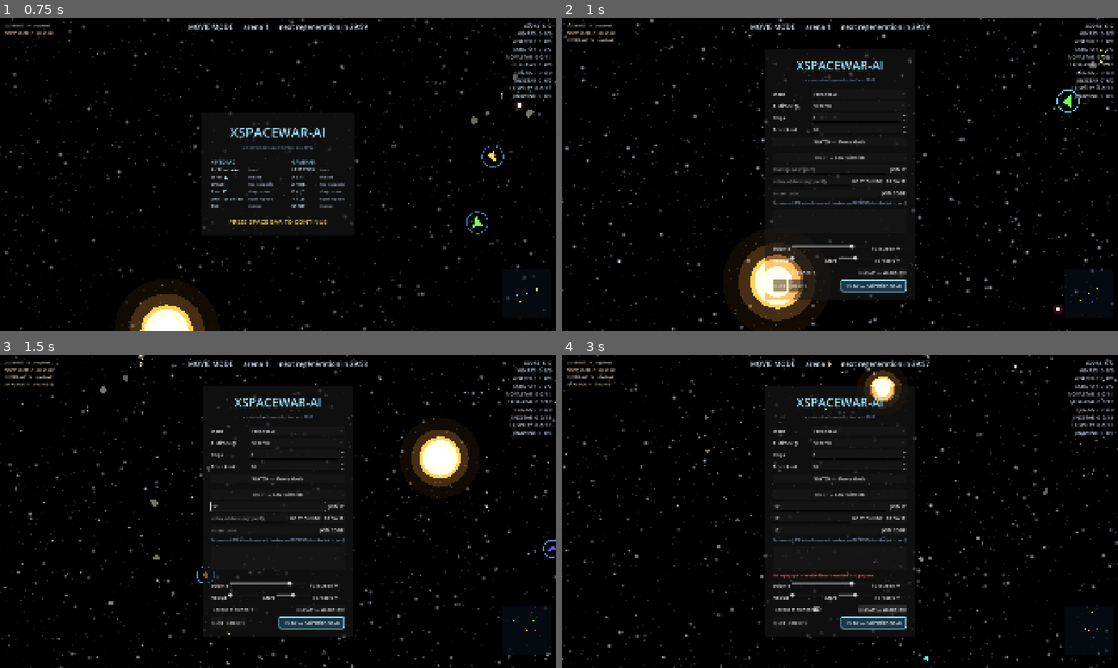
Above: before the commit, frames 1-4 (two rows, left to right).
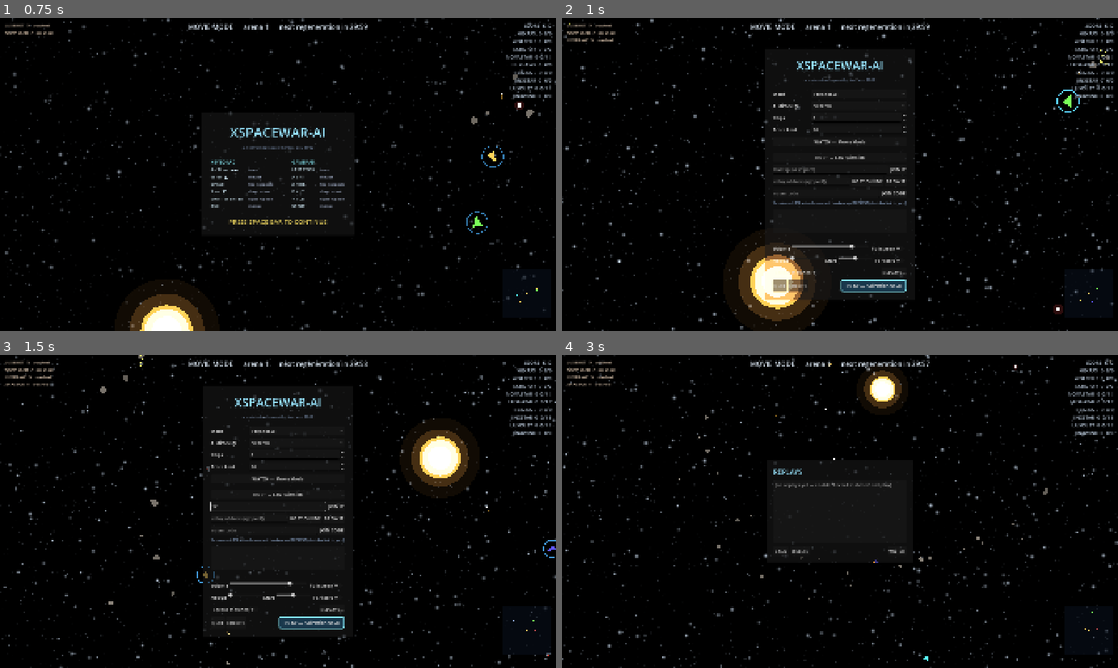
Above: after the commit, the same moments.

Repository: CryptoJones/XSpaceWar-AI
Game: Godot game, scene res://src/ui/main.tscn
Same seed, same stepped clock (60 frames per second), same inputs: the game is played once before the commit and once after it.
Inputs (mouse positions are in pixels of both pictures, inside the frame that each line leads up to):
- Up to frame 1 (0.75 s): tap Enter at 0.5 s; move the mouse to (400, 158) at 0.52 s; hold D from 0.53 s (still down); hold Enter from 0.53 s (still down); click (400, 158) at 0.67 s
- Up to frame 2 (1 s): keep holding D; keep holding Enter; tap Space at 0.77 s
- Up to frame 3 (1.5 s): release D at 1.25 s; release Enter at 1.25 s; click (266, 505) at 1.27 s; type "12" at 1.35 s
- Up to frame 4 (3 s): click (812, 517) at 1.5 s; type "12" at 1.58 s; click (828, 530) at 1.73 s; type "12" at 1.82 s; click "Record matches" at 2 s; click (884, 608) at 2.75 s, where only the run before the commit has a clickable "REPLAY — watch last"

Frame 1 is identical in both runs. In frame 2, less than 0.1% of the frame differs, in the area x 53-62%, y 80-82%; in frame 3, less than 0.1%; in frame 4, 3.1%, in the area x 36-64%, y 10-90%.

Commit message:
Replay browser: list, watch, and delete recordings
REPLAYS… opens a panel listing every recording (newest first) with
duration and pilot count read from the file headers; double-click or
WATCH plays it, DELETE removes it, BACK/ESC returns to the menu.

Co-Authored-By: Claude Fable 5 <noreply@anthropic.com>

Diff:
--- a/src/ui/main.gd
+++ b/src/ui/main.gd
@@ -40,6 +40,8 @@
 var _credits_box: VBoxContainer
 var _credits_y := 0.0
 var _credits_from_boot := false
+var _replays_panel: CanvasLayer
+var _replays_list: ItemList
 
 ## OPENING credits — the lineage this game stands on, rolled flat (no Star
 ## Wars tilt) at boot and replayable via the CREDITS button.
@@ -101,6 +103,7 @@
 	_build_menu()
 	_build_splash()
 	_build_credits()
+	_build_replays_panel()
 	_load_settings()
 	var user := OS.get_environment("USER")
 	_player_name = user.to_upper().left(12) if user != "" else "PILOT"
@@ -350,8 +353,8 @@
 	spacer2.size_flags_horizontal = Control.SIZE_EXPAND_FILL
 	replay_row.add_child(spacer2)
 	var replay_btn := Button.new()
-	replay_btn.text = "REPLAY — watch last"
-	replay_btn.pressed.connect(_on_replay_pressed)
+	replay_btn.text = "REPLAYS…"
+	replay_btn.pressed.connect(_on_replays_browse_pressed)
 	replay_row.add_child(replay_btn)
 	box.add_child(replay_row)
 
@@ -599,6 +602,13 @@
 				or (pad_pressed and event.button_index in [JOY_BUTTON_A, JOY_BUTTON_START]):
 			_dismiss_splash()
 		return
+	# Replay browser: ESC backs out to the menu.
+	if _replays_panel.visible:
+		if (key_pressed and event.physical_keycode == KEY_ESCAPE) \
+				or (pad_pressed and event.button_index == JOY_BUTTON_START):
+			_replays_panel.visible = false
+			set_menu_visible(true)
+		return
 	if key_pressed and event.physical_keycode == KEY_ESCAPE:
 		set_menu_visible(not _menu.visible)
 	elif pad_pressed and event.button_index == JOY_BUTTON_START:
@@ -870,31 +880,120 @@
 		f.close()
 		_net_status.text = "Replay saved (%.0fs): %s" % [r.duration_sec(1.0 / 60.0), path.get_file()]
 
-func _newest_replay() -> String:
+func _build_replays_panel() -> void:
+	_replays_panel = CanvasLayer.new()
+	_replays_panel.layer = 25
+	_replays_panel.visible = false
+	var center := CenterContainer.new()
+	center.set_anchors_preset(Control.PRESET_FULL_RECT)
+	_replays_panel.add_child(center)
+	var panel := PanelContainer.new()
+	center.add_child(panel)
+	var margin := MarginContainer.new()
+	for side in ["margin_left", "margin_right", "margin_top", "margin_bottom"]:
+		margin.add_theme_constant_override(side, 24)
+	panel.add_child(margin)
+	var v := VBoxContainer.new()
+	v.add_theme_constant_override("separation", 10)
+	v.custom_minimum_size = Vector2(460, 0)
+	margin.add_child(v)
+	var title := Label.new()
+	title.text = "REPLAYS"
+	title.add_theme_font_size_override("font_size", 24)
+	title.add_theme_color_override("font_color", Color(0.6, 0.9, 1.0))
+	v.add_child(title)
+	_replays_list = ItemList.new()
+	_replays_list.custom_minimum_size = Vector2(0, 220)
+	_replays_list.item_activated.connect(func(idx: int): _watch_replay(String(_replays_list.get_item_metadata(idx))))
+	v.add_child(_replays_list)
+	var row := HBoxContainer.new()
+	row.add_theme_constant_override("separation", 10)
+	var back := Button.new()
+	back.text = "BACK"
+	back.pressed.connect(func(): _replays_panel.visible = false; set_menu_visible(true))
+	row.add_child(back)
+	var del := Button.new()
+	del.text = "DELETE"
+	del.pressed.connect(_on_replay_delete_pressed)
+	row.add_child(del)
+	var spacer := Control.new()
+	spacer.size_flags_horizontal = Control.SIZE_EXPAND_FILL
+	row.add_child(spacer)
+	var watch := Button.new()
+	watch.text = "WATCH"
+	watch.pressed.connect(_on_replay_watch_pressed)
+	row.add_child(watch)
+	v.add_child(row)
+	add_child(_replays_panel)
+
+func _replay_files() -> Array[String]:
+	var out: Array[String] = []
 	var dir := DirAccess.open(REPLAY_DIR)
 	if dir == null:
+		return out
+	for fname in dir.get_files():
+		if fname.ends_with(".xsr"):
+			out.append(fname)
+	out.sort()
+	out.reverse()  # newest first (timestamps sort lexically)
+	return out
+
+func _refresh_replays_list() -> void:
+	_replays_list.clear()
+	for fname in _replay_files():
+		var path := "%s/%s" % [REPLAY_DIR, fname]
+		var rec := Replay.from_bytes(FileAccess.get_file_as_bytes(path))
+		var label := fname.trim_suffix(".xsr")
+		if rec != null:
+			label += "   —   %ds, %d pilots" % [int(rec.duration_sec(1.0 / 60.0)),
+				(rec.header.get("ros", []) as Array).size()]
+		else:
+			label += "   —   (unreadable)"
+		var idx := _replays_list.add_item(label)
+		_replays_list.set_item_metadata(idx, path)
+	if _replays_list.item_count == 0:
+		_replays_list.add_item("(no replays yet — enable 'Record matches' and play)", null, false)
+	else:
+		_replays_list.select(0)
+
+func _on_replays_browse_pressed() -> void:
+	_refresh_replays_list()
+	set_menu_visible(false)
+	_replays_panel.visible = true
+
+func _selected_replay_path() -> String:
+	var sel := _replays_list.get_selected_items()
+	if sel.is_empty():
 		return ""
-	var newest := ""
-	for fname in dir.get_files():
-		if fname.ends_with(".xsr") and fname > newest:
-			newest = fname  # timestamps sort lexically
-	return "%s/%s" % [REPLAY_DIR, newest] if newest != "" else ""
-
-func _on_replay_pressed() -> void:
+	var meta: Variant = _replays_list.get_item_metadata(sel[0])
+	return String(meta) if meta != null else ""
+
+func _on_replay_watch_pressed() -> void:
+	var path := _selected_replay_path()
+	if path != "":
+		_watch_replay(path)
+
+func _on_replay_delete_pressed() -> void:
+	var path := _selected_replay_path()
+	if path == "":
+		return
+	DirAccess.remove_absolute(path)
+	_refresh_replays_list()
+
+func _watch_replay(path: String) -> void:
 	_finalize_recording()
 	_teardown_net()
-	var path := _newest_replay()
-	if path == "":
-		_net_status.text = "No replays yet — enable 'Record matches' and play one."
-		return
+	_replays_panel.visible = false
 	var rec := Replay.from_bytes(FileAccess.get_file_as_bytes(path))
 	if rec == null:
 		_net_status.text = "Could not read %s." % path.get_file()
+		set_menu_visible(true)
 		return
 	replay_player = ReplayPlayer.new()
 	if not replay_player.load_replay(rec):
 		_net_status.text = "Replay is out of sync with this game version."
 		replay_player = null
+		set_menu_visible(true)
 		return
 	view.session = replay_player.session
 	hud.session = replay_player.session
